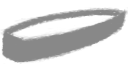
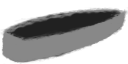
Revision of a layered (128, 64) image; what changed, layer by layer:
added layer "Layer 12" above "Layer 11" over [2, 13, 125, 63]
added layer "Layer 11" above "Layer 10" over [3, 12, 125, 63]
added layer "Layer 10" above "Layer 9" over [2, 13, 125, 63]
added layer "Layer 9" above "Layer 8" over [2, 16, 124, 62]
added layer "Layer 8" above "Layer 7" over [2, 14, 125, 63]
added layer "Layer 7" above "Layer 6" over [2, 10, 125, 63]
painted on "Layer 6" over [2, 10, 125, 63]
painted on "Layer 5" over [3, 9, 125, 63]
painted on "Layer 4" over [2, 10, 125, 63]
painted on "Layer 3" over [2, 11, 124, 62]
painted on "Layer 2" over [2, 10, 125, 63]
painted on "Layer 1" over [2, 8, 125, 63]
